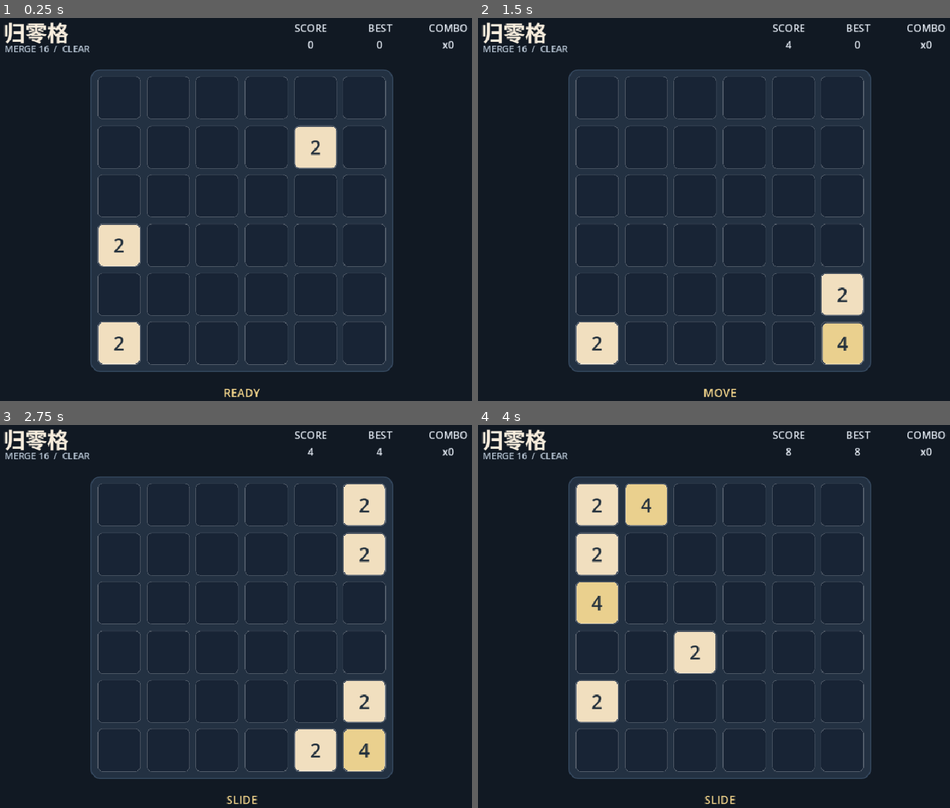
Above: before the commit, frames 1-4 (two rows, left to right).
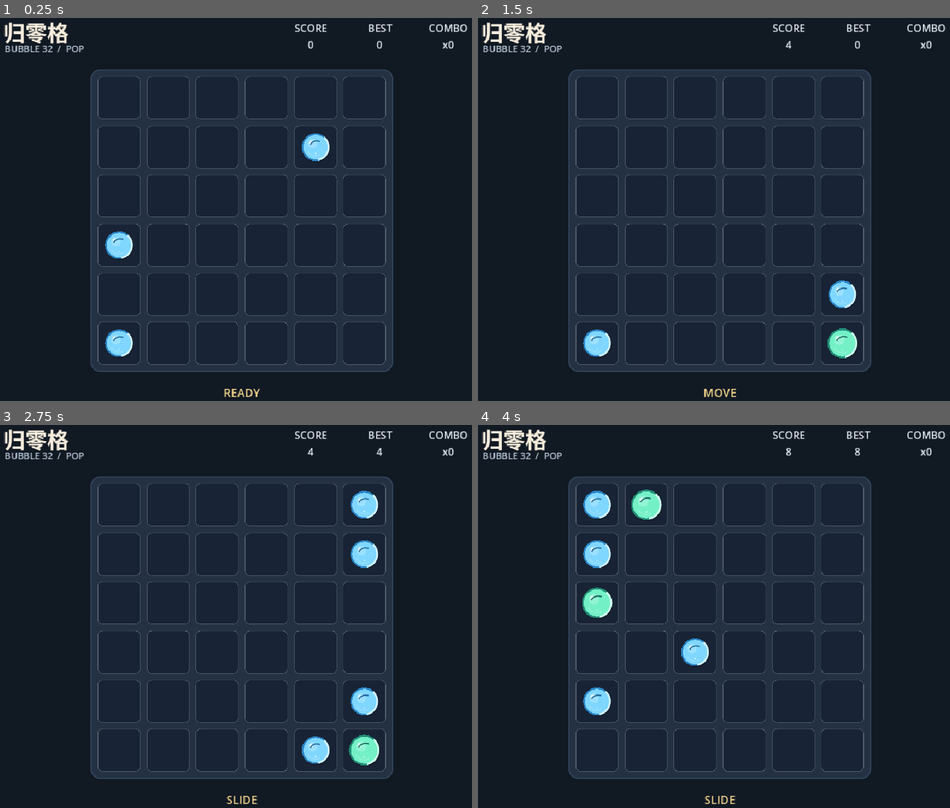
Above: after the commit, the same moments.

Repository: JeffGu98/Godot_Game_Demo
Game: Godot game, scene res://scenes/Main.tscn
Same seed, same stepped clock (60 frames per second), same inputs: the game is played once before the commit and once after it.
Inputs:
- Up to frame 1 (0.25 s): no input
- Up to frame 2 (1.5 s): tap Enter at 0.5 s; hold Right 0.53-1.28 s; tap R at 0.6, 1.35 s; tap Space at 1.25 s; hold Down from 1.28 s (still down)
- Up to frame 3 (2.75 s): release Down at 2.03 s; hold Right from 2.03 s (still down); tap R at 2.1 s
- Up to frame 4 (4 s): tap Enter at 2.75 s; release Right at 2.78 s; hold Up 2.78-3.53 s; tap R at 2.85, 3.6 s; hold Left from 3.53 s (still down)

The runs differ from the first frame. In frame 1, 3.1% of the frame differs, in the area x 1-72%, y 7-91%; in frame 2, 3.1%; in frame 3, 5.0%; in frame 4, 5.9%, in the area x 1-51%, y 7-78%.

Commit message:
feature 将基础的数字改为泡泡 ui

Diff:
--- a/ZeroGrid/scripts/Main.gd
+++ b/ZeroGrid/scripts/Main.gd
@@ -3,13 +3,13 @@
 const TileScript := preload("res://scripts/Tile.gd")
 
 const BOARD_SIZE := 6
-const CLEAR_VALUE := 16
+const CLEAR_VALUE := 32
 const START_TILES := 3
 const BOARD_PADDING := 12.0
 const TILE_GAP := 10.0
 const MOVE_DURATION := 0.14
-const MERGE_SETTLE_DURATION := 0.08
-const CLEAR_DURATION := 0.14
+const MERGE_SETTLE_DURATION := 0.16
+const CLEAR_DURATION := 0.22
 const SPAWN_DURATION := 0.22
 
 const DIR_LEFT := Vector2i(-1, 0)
@@ -86,7 +86,7 @@
 	title_label = _make_label("归零格", 38, Color("#f7eddd"), HORIZONTAL_ALIGNMENT_LEFT)
 	add_child(title_label)
 
-	rule_label = _make_label("MERGE 16  /  CLEAR", 16, Color("#b9c7d6"), HORIZONTAL_ALIGNMENT_LEFT)
+	rule_label = _make_label("BUBBLE 32  /  POP", 16, Color("#b9c7d6"), HORIZONTAL_ALIGNMENT_LEFT)
 	add_child(rule_label)
 
 	score_label = _make_stat_label()
@@ -476,7 +476,7 @@
 
 func _update_status(merges: int, cleared: int) -> void:
 	if cleared > 0:
-		status_label.text = "CLEAR x%d  /  COMBO x%d" % [cleared, combo]
+		status_label.text = "POP x%d  /  COMBO x%d" % [cleared, combo]
 	elif merges > 0:
 		status_label.text = "MERGE x%d" % merges
 	else:
--- a/ZeroGrid/scripts/Tile.gd
+++ b/ZeroGrid/scripts/Tile.gd
@@ -1,8 +1,8 @@
-extends PanelContainer
+extends Control
 class_name Tile
 
 var value := 2
-var _label: Label
+var pressure := 0.0
 
 
 func _init() -> void:
@@ -10,36 +10,45 @@
 
 
 func _ready() -> void:
-	_label = Label.new()
-	_label.horizontal_alignment = HORIZONTAL_ALIGNMENT_CENTER
-	_label.vertical_alignment = VERTICAL_ALIGNMENT_CENTER
-	_label.size_flags_horizontal = Control.SIZE_EXPAND_FILL
-	_label.size_flags_vertical = Control.SIZE_EXPAND_FILL
-	_label.mouse_filter = Control.MOUSE_FILTER_IGNORE
-	add_child(_label)
 	set_value(value)
+
+
+func _draw() -> void:
+	var center := size * 0.5
+	var radius: float = min(size.x, size.y) * _radius_scale_for_value(value)
+
+	if value >= 32:
+		_draw_burst(center, radius)
+		return
+
+	var colors := _bubble_colors_for_value(value)
+	var base: Color = colors["base"]
+	var rim: Color = colors["rim"]
+	var glow: Color = colors["glow"]
+	var shadow: Color = colors["shadow"]
+
+	draw_circle(center + Vector2(radius * 0.1, radius * 0.16), radius * 0.95, Color(0.0, 0.0, 0.0, 0.12))
+	draw_circle(center, radius, glow)
+	draw_circle(center, radius * 0.88, base)
+	draw_circle(center + Vector2(-radius * 0.22, -radius * 0.24), radius * 0.34, Color(1.0, 1.0, 1.0, 0.22))
+	draw_circle(center + Vector2(-radius * 0.32, -radius * 0.34), radius * 0.13, Color(1.0, 1.0, 1.0, 0.7))
+	draw_arc(center, radius * 0.93, -0.82, 1.35, 48, rim, max(2.0, radius * 0.075), true)
+	draw_arc(center, radius * 0.64, 1.1, 2.58, 28, Color(1.0, 1.0, 1.0, 0.17), max(1.0, radius * 0.032), true)
+	draw_arc(center + Vector2(radius * 0.08, radius * 0.08), radius * 0.53, 3.7, 5.1, 26, shadow, max(1.0, radius * 0.036), true)
+
+	_draw_stage_marks(center, radius)
+
+	if value >= 8:
+		draw_arc(center, radius * 1.06, 0.18, 5.9, 56, Color(1.0, 1.0, 1.0, 0.18), max(1.0, radius * 0.028), true)
+
+	if value >= 16:
+		_draw_pressure_cracks(center, radius)
 
 
 func set_value(next_value: int) -> void:
 	value = next_value
-
-	var style := StyleBoxFlat.new()
-	style.bg_color = _tile_color_for_value(value)
-	style.border_color = Color(1.0, 1.0, 1.0, 0.12)
-	style.border_width_left = 2
-	style.border_width_top = 2
-	style.border_width_right = 2
-	style.border_width_bottom = 2
-	style.corner_radius_top_left = 9
-	style.corner_radius_top_right = 9
-	style.corner_radius_bottom_left = 9
-	style.corner_radius_bottom_right = 9
-	add_theme_stylebox_override("panel", style)
-
-	if _label != null:
-		_label.text = str(value)
-		_label.add_theme_font_size_override("font_size", _font_size_for_value(value))
-		_label.add_theme_color_override("font_color", _text_color_for_value(value))
+	pressure = clamp(float(value) / 32.0, 0.0, 1.0)
+	queue_redraw()
 
 
 func pop() -> void:
@@ -50,7 +59,7 @@
 	var tween := create_tween()
 	tween.set_trans(Tween.TRANS_BACK)
 	tween.set_ease(Tween.EASE_OUT)
-	tween.tween_property(self, "scale", Vector2.ONE, 0.16)
+	tween.tween_property(self, "scale", Vector2.ONE, 0.18)
 
 
 func spawn() -> void:
@@ -62,41 +71,110 @@
 	tween.set_parallel(true)
 	tween.set_trans(Tween.TRANS_BACK)
 	tween.set_ease(Tween.EASE_OUT)
-	tween.tween_property(self, "scale", Vector2.ONE, 0.22)
+	tween.tween_property(self, "scale", Vector2.ONE, 0.24)
 	tween.tween_property(self, "modulate:a", 1.0, 0.18)
 
 
-func _font_size_for_value(tile_value: int) -> int:
-	if tile_value >= 1000:
-		return 24
-	if tile_value >= 100:
-		return 28
-	return 34
+func _radius_scale_for_value(tile_value: int) -> float:
+	match tile_value:
+		2:
+			return 0.32
+		4:
+			return 0.35
+		8:
+			return 0.38
+		16:
+			return 0.42
+		_:
+			return 0.43
 
 
-func _text_color_for_value(tile_value: int) -> Color:
-	if tile_value <= 4:
-		return Color("#23303c")
-	return Color("#f8f3e7")
+func _bubble_colors_for_value(tile_value: int) -> Dictionary:
+	match tile_value:
+		2:
+			return {
+				"base": Color("#7fd7ff"),
+				"rim": Color("#d7f5ff"),
+				"glow": Color("#2b85c6"),
+				"shadow": Color("#236b9d"),
+			}
+		4:
+			return {
+				"base": Color("#74f0c7"),
+				"rim": Color("#d7fff1"),
+				"glow": Color("#238e78"),
+				"shadow": Color("#1b6c62"),
+			}
+		8:
+			return {
+				"base": Color("#ffd36e"),
+				"rim": Color("#fff0bd"),
+				"glow": Color("#d07b26"),
+				"shadow": Color("#9b5124"),
+			}
+		16:
+			return {
+				"base": Color("#ff6b83"),
+				"rim": Color("#ffd1d9"),
+				"glow": Color("#c92f5f"),
+				"shadow": Color("#872041"),
+			}
+		_:
+			return {
+				"base": Color("#ffed9a"),
+				"rim": Color("#ffffff"),
+				"glow": Color("#ff5a43"),
+				"shadow": Color("#af2632"),
+			}
 
 
-func _tile_color_for_value(tile_value: int) -> Color:
-	match tile_value:
-		2:
-			return Color("#f1dfbf")
-		4:
-			return Color("#ead08e")
-		8:
-			return Color("#e59f55")
-		16:
-			return Color("#df6b54")
-		32:
-			return Color("#c94d6c")
-		64:
-			return Color("#8d5fd3")
-		128:
-			return Color("#4b7bd8")
-		256:
-			return Color("#3aa6a1")
-		_:
-			return Color("#2e7d58")
+func _draw_stage_marks(center: Vector2, radius: float) -> void:
+	var marks := clampi(int(log(float(value)) / log(2.0)) - 1, 1, 4)
+	var start_x := center.x - float(marks - 1) * radius * 0.12
+	var mark_y := center.y + radius * 0.46
+
+	for i in range(marks):
+		var mark_center := Vector2(start_x + float(i) * radius * 0.24, mark_y)
+		draw_circle(mark_center, radius * 0.045, Color(1.0, 1.0, 1.0, 0.64))
+
+
+func _draw_pressure_cracks(center: Vector2, radius: float) -> void:
+	var crack_color := Color("#5c172e")
+	crack_color.a = 0.72
+	var crack_width: float = max(2.0, radius * 0.045)
+	var paths := [
+		[
+			center + Vector2(radius * 0.08, -radius * 0.56),
+			center + Vector2(radius * 0.02, -radius * 0.22),
+			center + Vector2(radius * 0.19, radius * 0.02),
+		],
+		[
+			center + Vector2(radius * 0.47, -radius * 0.12),
+			center + Vector2(radius * 0.24, radius * 0.05),
+			center + Vector2(radius * 0.34, radius * 0.34),
+		],
+		[
+			center + Vector2(-radius * 0.14, radius * 0.52),
+			center + Vector2(-radius * 0.04, radius * 0.24),
+			center + Vector2(-radius * 0.28, radius * 0.06),
+		],
+	]
+
+	for path in paths:
+		for i in range(path.size() - 1):
+			draw_line(path[i], path[i + 1], crack_color, crack_width, true)
+
+
+func _draw_burst(center: Vector2, radius: float) -> void:
+	var points: PackedVector2Array = []
+	var steps := 18
+	for i in range(steps):
+		var angle := -PI * 0.5 + TAU * float(i) / float(steps)
+		var spike_radius: float = radius * (1.22 if i % 2 == 0 else 0.62)
+		points.append(center + Vector2(cos(angle), sin(angle)) * spike_radius)
+
+	draw_polygon(points, PackedColorArray([Color("#ffed6a")]))
+	points.append(points[0])
+	draw_polyline(points, Color("#ff7447"), max(2.0, radius * 0.07), true)
+	draw_circle(center, radius * 0.58, Color("#fff7c4"))
+	draw_circle(center, radius * 0.28, Color("#ffffff"))
Not shown, changed: ZeroGrid/README.md
